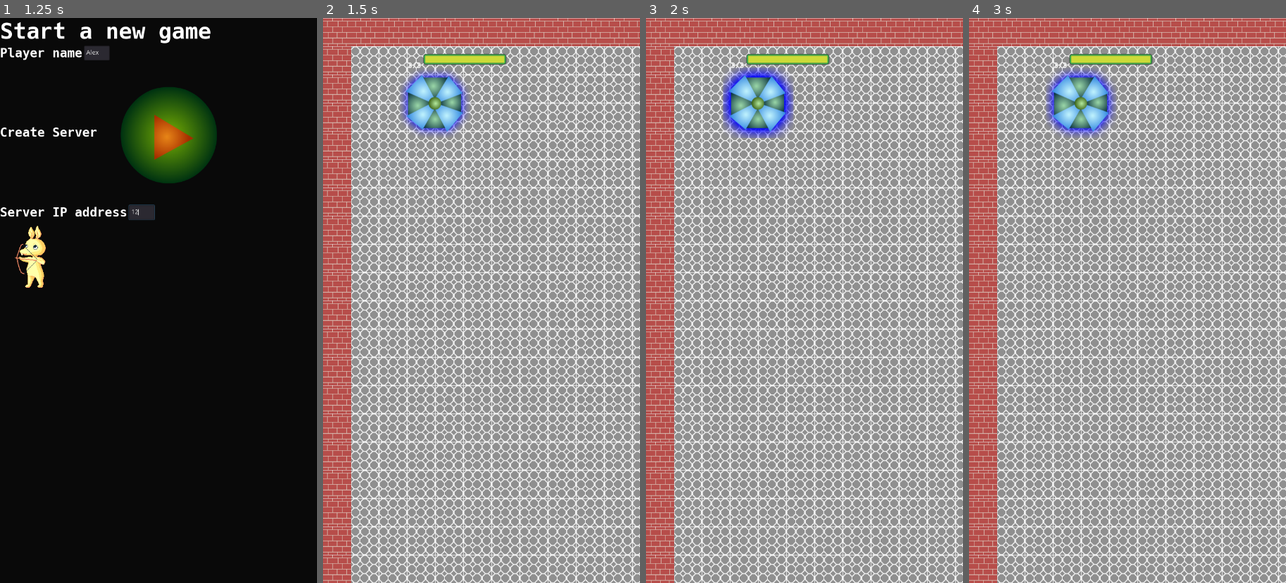
Above: before the commit, frames 1-4 (left to right).
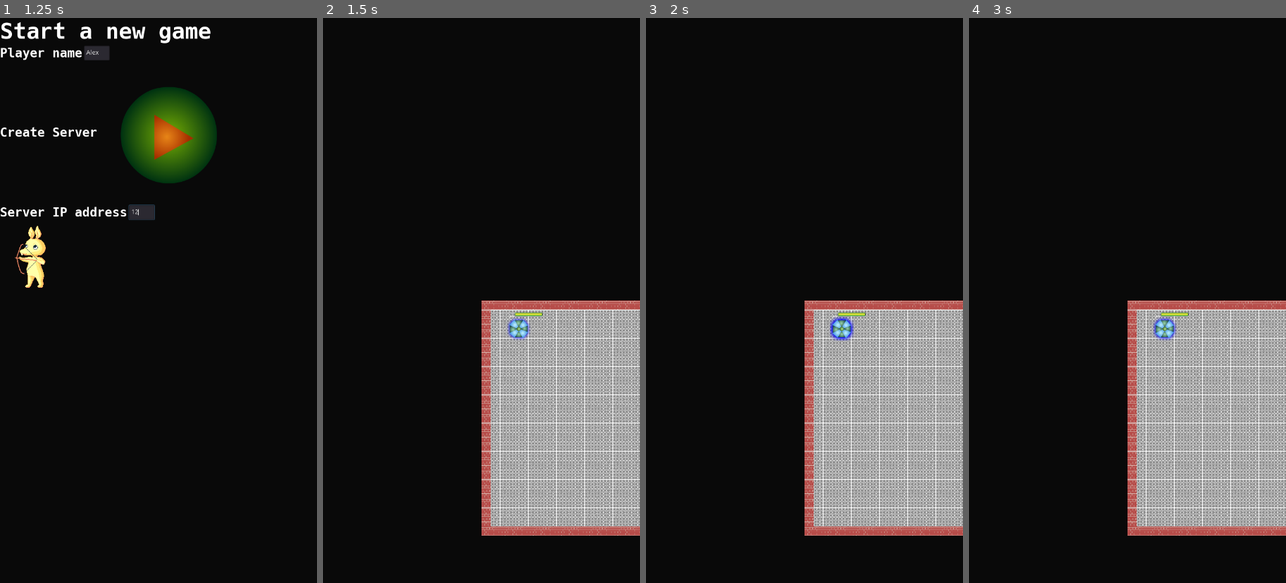
Above: after the commit, the same moments.

Repository: algch/BounceBunny
Game: Godot game, scene res://interface/menu.tscn
Same seed, same stepped clock (60 frames per second), same inputs: the game is played once before the commit and once after it.
Inputs (mouse positions are in pixels of both pictures, inside the frame that each line leads up to):
- Up to frame 1 (1.25 s): click (98, 51) at 0.52 s; type "Alex" at 0.6 s; click (142, 210) at 0.75 s; type "12" at 0.83 s
- Up to frame 2 (1.5 s): click (491, 131) at 1.25 s
- Up to frame 3 (2 s): no input
- Up to frame 4 (3 s): move the mouse to (1197, 272) at 2.02 s; press the mouse at (1197, 272) at 2.03 s; tap Enter at 2.75 s; move the mouse to (1064, 328) at 2.77 s; release the mouse at (1064, 328) at 2.78 s; click (1064, 328) at 2.85 s

Frame 1 is identical in both runs. In frame 2, 92% of the frame differs, in the area x 0-100%, y 0-100%; in frame 3, 92%; in frame 4, 92%.
Error in both runs: Invalid get index '0' (on base: 'Dictionary'). (res://worlds/mainArena.gd:52)

Commit message:
wip

Diff:
--- a/worlds/mainArena.tscn
+++ b/worlds/mainArena.tscn
@@ -30,3 +30,7 @@
 "start_position",
 ]]
 position = Vector2( 956.595, 1412.67 )
+
+[node name="Camera2D" type="Camera2D" parent="."]
+current = true
+zoom = Vector2( 3, 3 )
